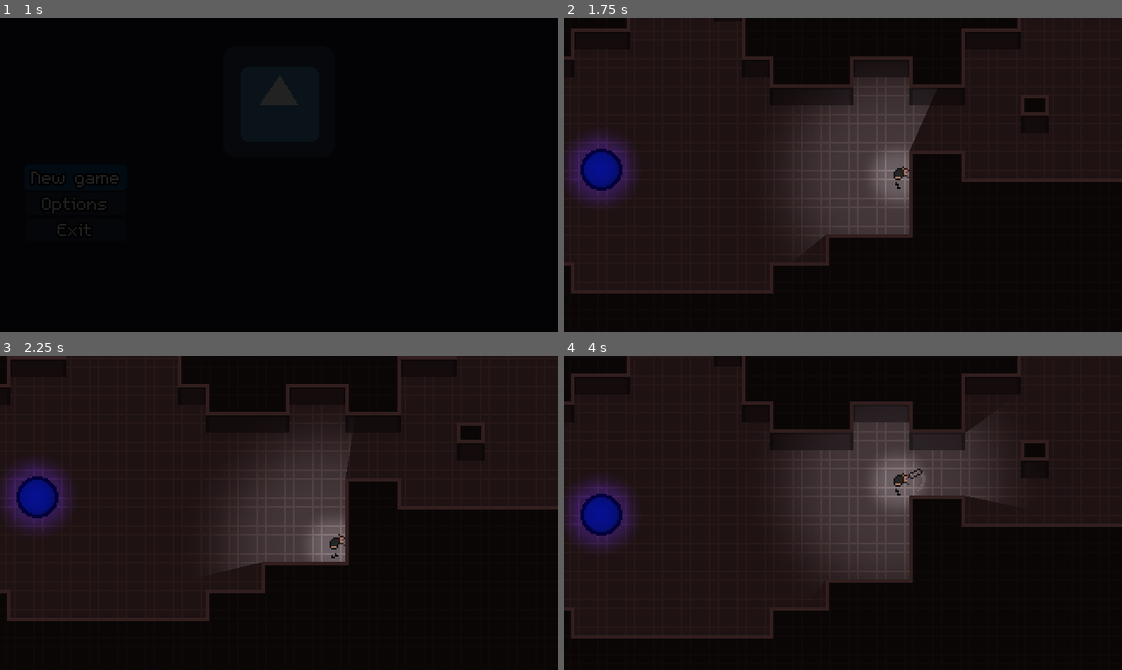
Above: before the commit, frames 1-4 (two rows, left to right).
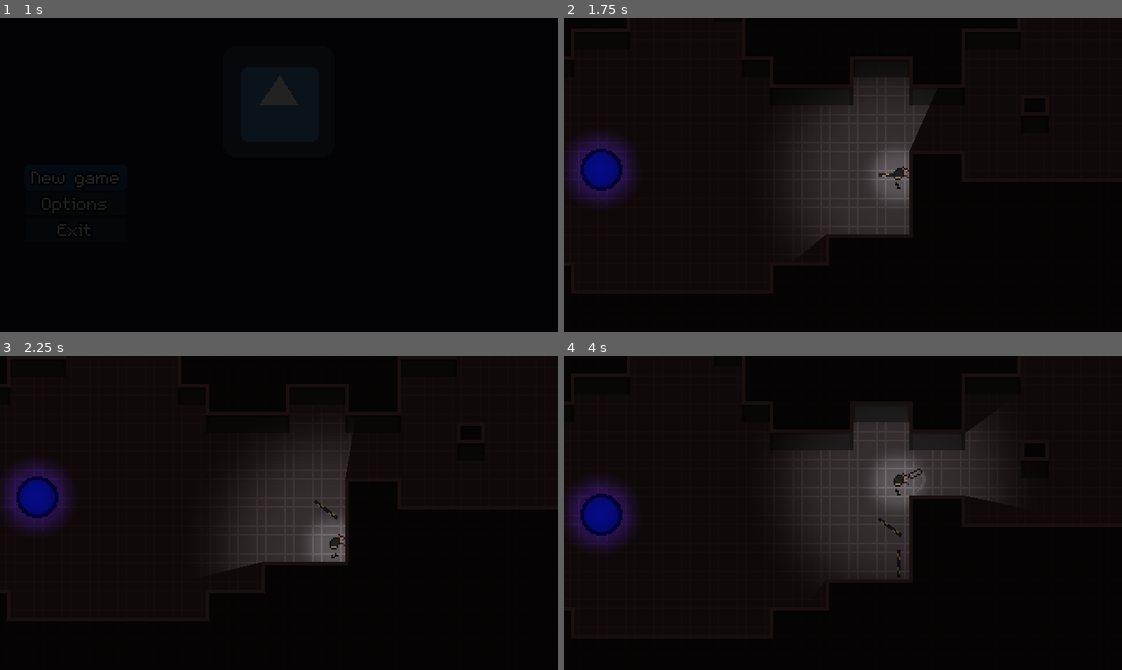
Above: after the commit, the same moments.

Repository: Evanaellio/ludumdare46
Game: Godot game, scene res://Game/Game.tscn
Same seed, same stepped clock (60 frames per second), same inputs: the game is played once before the commit and once after it. The engine's default icon, where the game draws it, is replaced by a stand-in: a white triangle on a blue panel in a dark square.
Inputs (mouse positions are in pixels of both pictures, inside the frame that each line leads up to):
- Up to frame 1 (1 s): click "New game" at 0.5 s
- Up to frame 2 (1.75 s): tap Enter at 1.25 s; move the mouse to (965, 159) at 1.27 s; hold D (Right) from 1.28 s (still down); tap Space (Attack) at 1.35 s; tap E (Use, bound only after the commit) at 1.55 s
- Up to frame 3 (2.25 s): move the mouse to (167, 528) at 2.02 s; release D (Right) at 2.03 s; hold S (Down) from 2.03 s (still down); tap E (Use, bound only after the commit) at 2.1 s
- Up to frame 4 (4 s): tap Space (Attack) at 2.3, 2.85, 3.8 s; move the mouse to (898, 443) at 2.77 s; release S (Down) at 2.78 s; hold D (Right) 2.78-3.53 s; tap E (Use, bound only after the commit) at 3.05, 3.6 s; move the mouse to (815, 575) at 3.52 s; hold W (Up) from 3.53 s (still down)

Frame 1 is identical in both runs. In frame 2, 2.8% of the frame differs, in the area x 0-100%, y 0-88%; in frame 3, 2.8%; in frame 4, 2.9%, in the area x 0-100%, y 0-90%.

Commit message:
Les Câbles !

Diff:
--- a/Autoload/Settings.gd
+++ b/Autoload/Settings.gd
@@ -22,7 +22,7 @@
 var VolumeSFX:float = 0.0 setget set_volume_sfx
 var VolumeRange:float = 24 + 80
 #CONTROLS
-var Actions:Array = ["Right", "Left", "Up", "Down", "Attack"]
+var Actions:Array = ["Right", "Left", "Up", "Down", "Attack", "Use"]
 var ActionControls:Dictionary = {}
 #Localization
 onready var Language:String = TranslationServer.get_locale() setget set_language
--- a/Levels/TestScene.tscn
+++ b/Levels/TestScene.tscn
@@ -413,6 +413,7 @@
 [node name="Navigation2D" type="Navigation2D" parent="."]
 
 [node name="TileMap - Ground" type="TileMap" parent="Navigation2D"]
+z_index = -1
 tile_set = SubResource( 34 )
 cell_size = Vector2( 16, 16 )
 format = 1
@@ -452,5 +453,5 @@
 position = Vector2( 119.476, 308.857 )
 
 [node name="CanvasModulate" type="CanvasModulate" parent="."]
-color = Color( 0.196078, 0.117647, 0.117647, 1 )
+color = Color( 0.0980392, 0.0588235, 0.0588235, 1 )
 [connection signal="pressed" from="Button" to="." method="_on_Button_pressed"]
--- /dev/null
+++ b/Prefabs/Cable/Cable.gd
@@ -0,0 +1,50 @@
+extends Node2D
+class_name Cable
+
+onready var player : Node2D = get_tree().get_root().find_node("Player", true, false)
+
+var segment_prefab = load("res://Prefabs/Cable/CableSegment.tscn")
+
+var last_position : Vector2
+var previous_segment : Node2D
+var pending_segment : Node2D
+
+const THRESHOLD = 24
+
+var building = true
+
+# Called when the node enters the scene tree for the first time.
+func _ready():
+	pending_segment = segment_prefab.instance()
+	pending_segment.set_position(Vector2(0, 0))
+	add_child(pending_segment)
+
+# Called every frame. 'delta' is the elapsed time since the previous frame.
+func _process(_delta):
+	if building:
+		pending_segment.look_at(player.position)
+
+		var dist_vec = player.position - (position + pending_segment.position)
+		var dist = dist_vec.length()
+
+		#var angle = 0
+		#if previous_segment != null:
+			#angle = (previous_segment.rotation - pending_segment.rotation)
+
+		if dist > THRESHOLD:
+			next_segment(pending_segment.position + dist_vec.normalized() * 16)
+
+func start_cable(origin):
+	position = origin
+	building = true
+
+func end_cable():
+	building = false
+
+func next_segment(new_position: Vector2):
+	var segment = segment_prefab.instance()
+	segment.set_position(new_position)
+	add_child(segment)
+	segment.look_at(player.position)
+	previous_segment = pending_segment
+	pending_segment = segment
--- /dev/null
+++ b/Prefabs/Cable/Cable.tscn
@@ -0,0 +1,7 @@
+[gd_scene load_steps=2 format=2]
+
+[ext_resource path="res://Prefabs/Cable/Cable.gd" type="Script" id=1]
+
+[node name="Cable" type="Node2D"]
+z_index = -1
+script = ExtResource( 1 )
--- /dev/null
+++ b/Prefabs/Cable/CableSegment.tscn
@@ -0,0 +1,9 @@
+[gd_scene load_steps=2 format=2]
+
+[ext_resource path="res://Prefabs/Cable/cable.png" type="Texture" id=1]
+
+[node name="CableSegment" type="Node2D"]
+
+[node name="Sprite" type="Sprite" parent="."]
+position = Vector2( 7, 0 )
+texture = ExtResource( 1 )
--- a/Prefabs/player/Player.gd
+++ b/Prefabs/player/Player.gd
@@ -6,6 +6,9 @@
 var dir = Vector2.ZERO
 var moving = false
 var dir_scale = 1
+
+var current_cable: Cable = null
+var cable_prefab = load("res://Prefabs/Cable/Cable.tscn")
 
 # Called when the node enters the scene tree for the first time.
 func _ready():
@@ -29,5 +32,14 @@
 		moving = false
 		animation.play("idle")
 
+	if Input.is_action_just_pressed("Use"):
+		if current_cable == null:
+			current_cable = cable_prefab.instance()
+			current_cable.start_cable(position)
+			get_parent().add_child(current_cable)
+		else:
+			current_cable.end_cable()
+			current_cable = null
+
 func _physics_process(delta):
 	move_and_collide(dir * 2)
--- a/project.godot
+++ b/project.godot
@@ -8,9 +8,14 @@
 
 config_version=4
 
-_global_script_classes=[  ]
+_global_script_classes=[ {
+"base": "Node2D",
+"class": "Cable",
+"language": "GDScript",
+"path": "res://Prefabs/Cable/Cable.gd"
+} ]
 _global_script_class_icons={
-
+"Cable": ""
 }
 
 [application]
@@ -136,6 +141,12 @@
 , Object(InputEventJoypadButton,"resource_local_to_scene":false,"resource_name":"","device":0,"button_index":0,"pressure":0.0,"pressed":false,"script":null)
  ]
 }
+Use={
+"deadzone": 0.5,
+"events": [ Object(InputEventKey,"resource_local_to_scene":false,"resource_name":"","device":0,"alt":false,"shift":false,"control":false,"meta":false,"command":false,"pressed":false,"scancode":69,"unicode":0,"echo":false,"script":null)
+, Object(InputEventJoypadButton,"resource_local_to_scene":false,"resource_name":"","device":0,"button_index":3,"pressure":0.0,"pressed":false,"script":null)
+ ]
+}
 
 [locale]
 
Binary file added: Prefabs/Cable/cable.png
Not shown, added: Prefabs/Cable/cable.png.import
